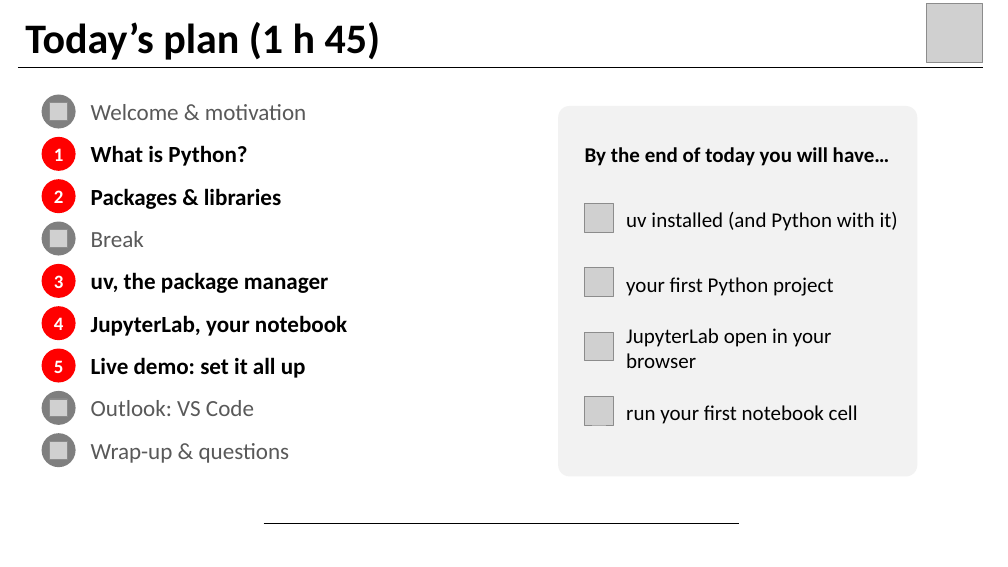
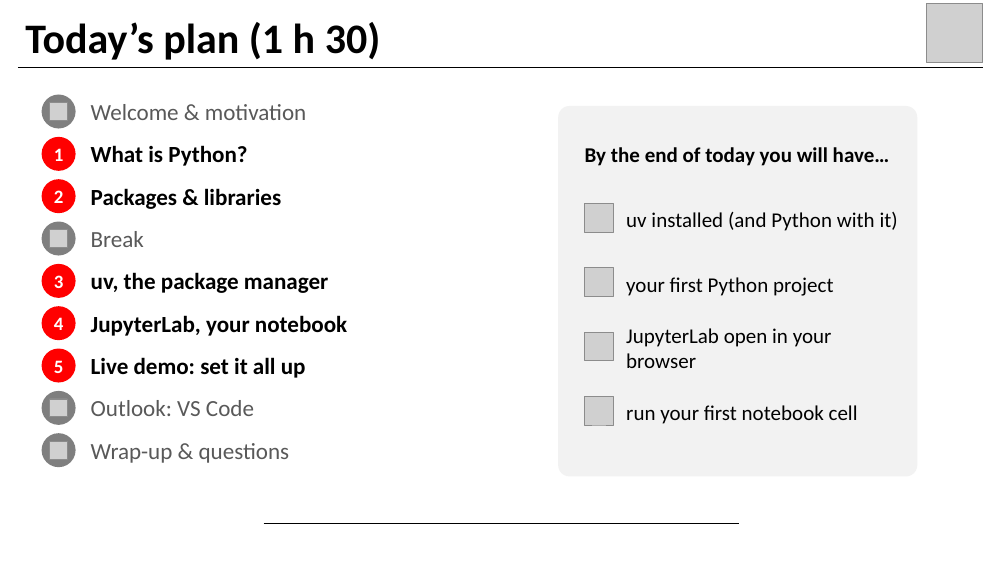
Before and after one commit to dsl-unibe-ch/wti_python_course, a slide deck: slide 5 of Lecture_1/Python_Introduction.pptx. Drawn at 1008x567 pixels with LibreOffice and Linux fonts; fonts in the diff are those of the drawing; grey boxes stand for pictures. Boxes give left, top, right and bottom in pixels: in the first picture for what was removed or moved away, otherwise in the second. Text is boxed around its words. In the diff, an @@ line names an element or a change of style, - is before the commit and + after.

```diff
--- a/Lecture_1/Python_Introduction.pptx
+++ b/Lecture_1/Python_Introduction.pptx
@@ title at [25,22,381,60]: text changed @@
-Today’s plan (1 h 45)
+Today’s plan (1 h 30)
```
